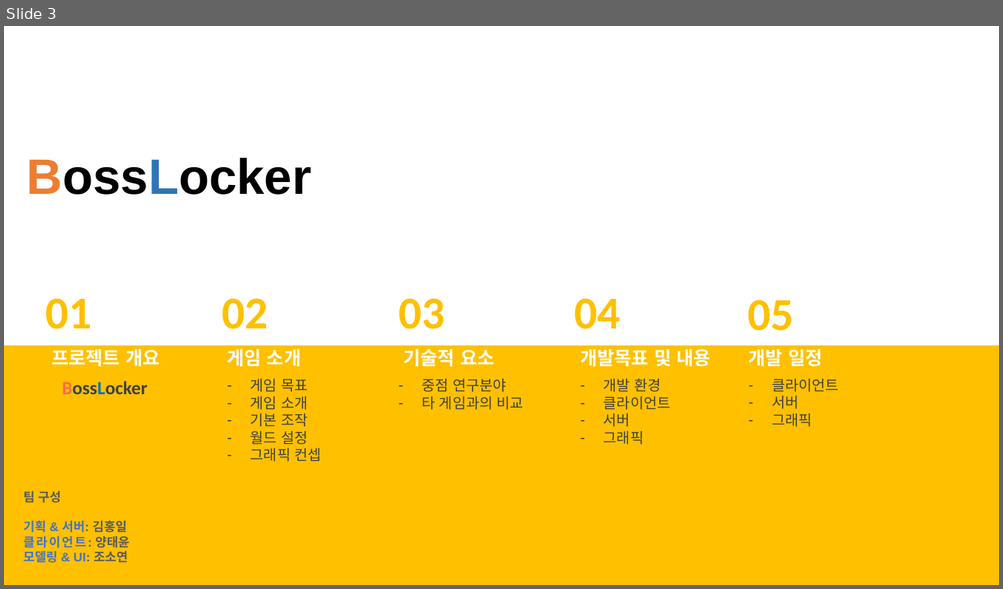
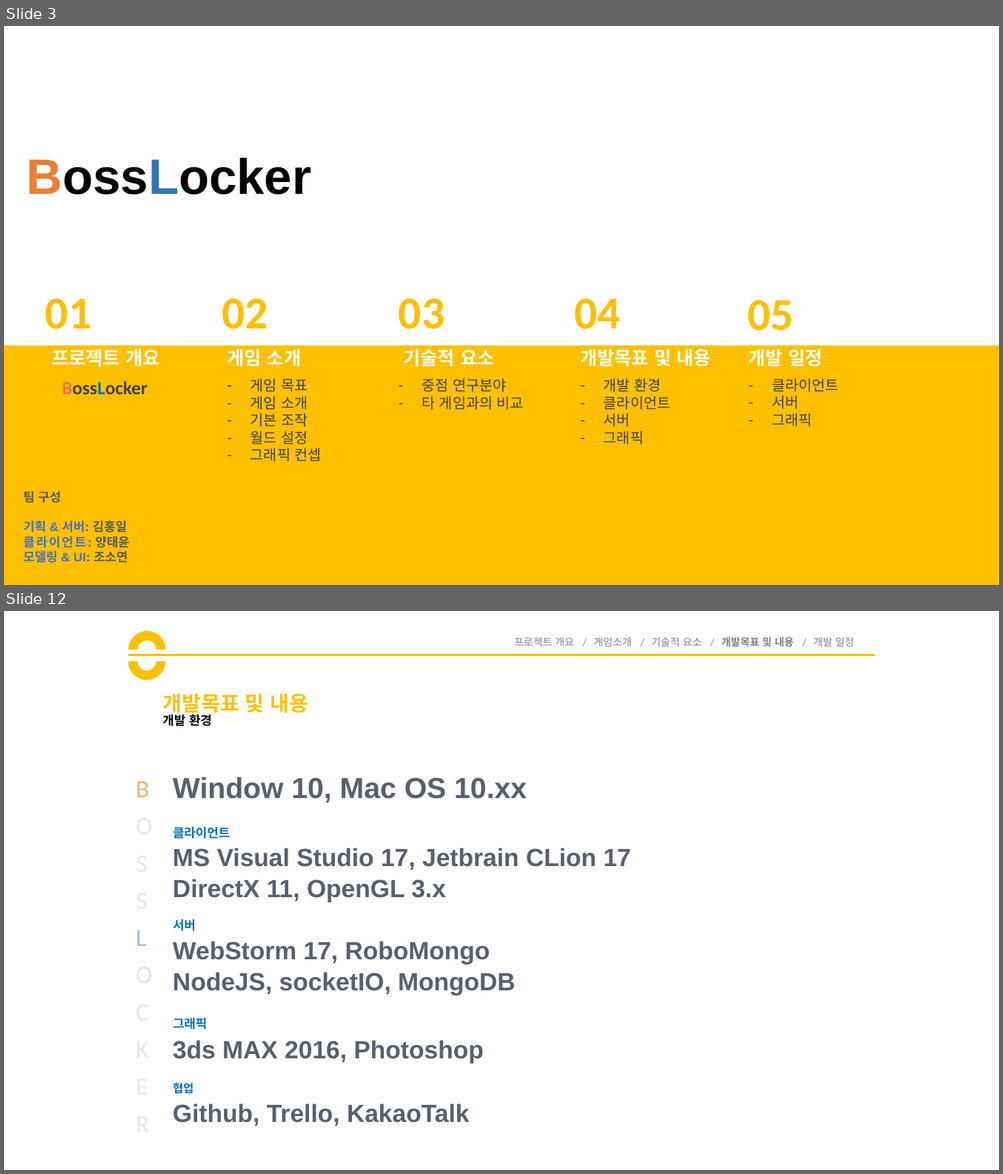
Before and after one commit to goddun/Report, a slide deck: 제안서.pptx. Shown one above the other, each under a label of ours: slide 3 before the commit, slides 3 and 12 after it; the slides between them are not shown. The pictures are 1003x589 and 1003x1174 pixels, drawn with LibreOffice and Linux fonts; fonts in the diff are those of the drawing. Boxes give left, top, right and bottom in pixels: in the first picture for what was removed or moved away, otherwise in the second. Text is boxed around its words. In the diff, an @@ line names an element or a change of style, - is before the commit and + after.

```diff
--- a/제안서.pptx
+++ b/제안서.pptx
@@ slide 12 added at (4, 611, 999, 1170), background #FFFFFF @@
@@ arch (boxed as its full ring) added at (128, 631, 166, 669), fill #FFC000 @@
@@ arch (boxed as its full ring) added at (128, 643, 165, 681), fill #FFC000 @@
@@ line added from (128, 655) to (875, 655), #FFC000 2.25 pt @@
@@ text added at (514, 637, 854, 647), 10 pt, text #808080 @@
+프로젝트 개요 / 게임소개 / 기술적 요소 / 개발목표 및 내용 / 개발 일정
@@ title added at (163, 693, 308, 717), 20 pt, text #FFC000, bold @@
+개발목표 및 내용
@@ text added at (162, 712, 212, 726), 12 pt, text #000000, bold @@
+개발 환경
@@ text added at (136, 781, 149, 946), 24 pt, text #E7E6E6 @@
+B
+O
+S
+S
+L
+O
+C
+K
+E
+R
@@ text added at (173, 777, 526, 803), 28 pt, text #59606B, bold @@
+Window 10, Mac OS 10.xx
@@ text added at (173, 827, 230, 839), 12 pt, text #0070C0, bold @@
+클라이언트
@@ text added at (173, 848, 631, 870), 24 pt, text #59606B, bold @@
+MS Visual Studio 17, Jetbrain CLion 17
@@ text added at (173, 879, 446, 903), 24 pt, text #59606B, bold @@
+DirectX 11, OpenGL 3.x
@@ text added at (173, 920, 196, 931), 12 pt, text #0070C0, bold @@
+서버
@@ text added at (173, 941, 490, 965), 24 pt, text #59606B, bold @@
+WebStorm 17, RoboMongo
@@ text added at (173, 972, 515, 996), 24 pt, text #59606B, bold @@
+NodeJS, socketIO, MongoDB
@@ text added at (173, 1018, 207, 1030), 12 pt, text #0070C0, bold @@
+그래픽
@@ text added at (173, 1040, 484, 1064), 24 pt, text #59606B, bold @@
+3ds MAX 2016, Photoshop
@@ text added at (173, 1083, 193, 1093), 11 pt, text #0070C0, bold @@
+협업
@@ text added at (173, 1104, 469, 1126), 24 pt, text #59606B, bold @@
+Github, Trello, KakaoTalk
```
Also in this commit, not shown: 8 slides changed, 11 other slides added, 1 slide removed.
